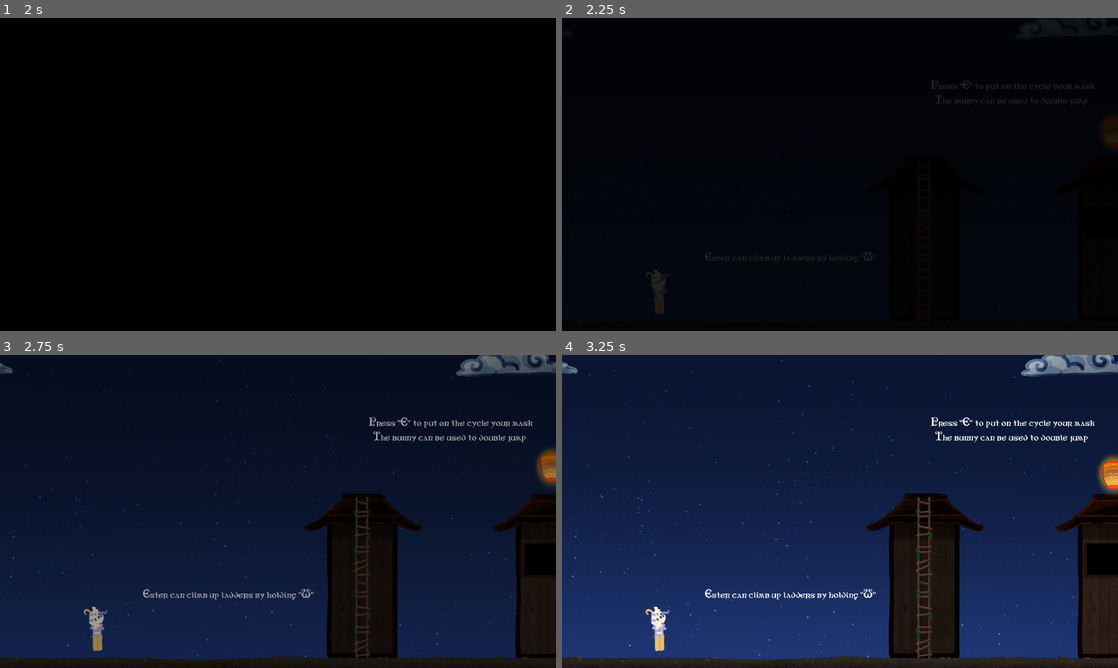
Above: before the commit, frames 1-4 (two rows, left to right).
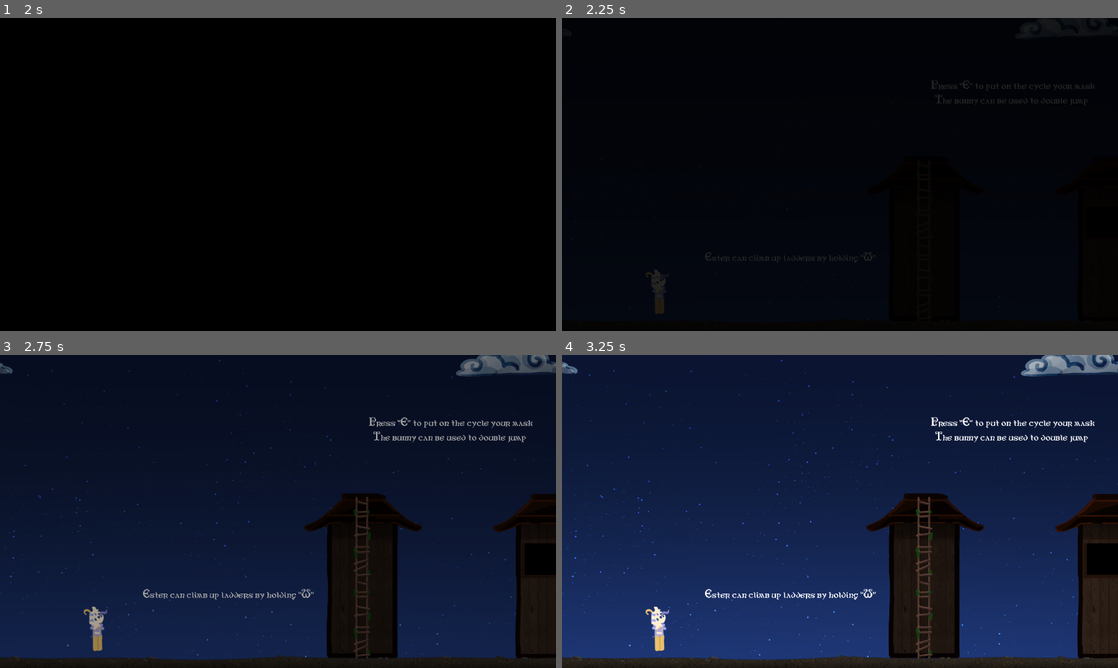
Above: after the commit, the same moments.

Repository: doofisconfused/GGJ2026
Game: Godot game, scene res://game_master.tscn
Two runs of this game, one before a commit and one after it. Both use one fixed random seed, a clock stepped at 60 frames per second and the inputs below.
Inputs:
- Up to frame 1 (2 s): click "PLAY" at 0.5 s; click "PLAY" at 1.25 s
- Up to frame 2 (2.25 s): tap Enter at 2 s; hold D (right) from 2.03 s (still down); tap F (feed) at 2.1 s
- Up to frame 3 (2.75 s): keep holding D (right); tap W (jump) at 2.27 s
- Up to frame 4 (3.25 s): keep holding D (right); tap E (mask_next) at 2.75 s; tap Q (mask_last) at 2.85 s; tap W (jump) at 3.02 s

Frame 1 is identical in both runs. In frame 2, 0.2% of the frame differs, in the area x 97-100%, y 32-42%; in frame 3, 0.4%; in frame 4, 0.4%, in the area x 96-100%, y 31-45%.

Commit message:
Removed checkpoint as they were unused

Diff:
--- a/Scenes/tutorial.tscn
+++ b/Scenes/tutorial.tscn
@@ -6,7 +6,6 @@
 [ext_resource type="PackedScene" uid="uid://dieg7s4xydh82" path="res://Prefabs/house.tscn" id="3_omtrn"]
 [ext_resource type="PackedScene" uid="uid://kaiom78vsbm2" path="res://Prefabs/string.tscn" id="4_p1f1o"]
 [ext_resource type="Texture2D" uid="uid://cr7bi4po32d28" path="res://Sprites/All/Door.png" id="5_lexqi"]
-[ext_resource type="PackedScene" uid="uid://bqmnxnhmf852u" path="res://Prefabs/checkpoint.tscn" id="6_p1f1o"]
 [ext_resource type="PackedScene" uid="uid://cyx06f1cmdryt" path="res://Prefabs/lantern.tscn" id="6_ys4pu"]
 [ext_resource type="PackedScene" uid="uid://dndosof1pmkvl" path="res://Prefabs/climbable_area.tscn" id="8_on4kn"]
 [ext_resource type="Texture2D" uid="uid://cq2butychh6px" path="res://Sprites/Interactible/Ladder.PNG" id="9_70gml"]
@@ -183,9 +182,6 @@
 [node name="CollisionPolygon2D" type="CollisionPolygon2D" parent="StaticBody2D2"]
 polygon = PackedVector2Array(107, 48, 168, 74, 188, 74, 198, 57, 158, 41, 125, 17, 69, -36, -78, -36, -150, 29, -207, 56, -207, 72, -178, 75, -114, 47)
 
-[node name="Checkpoint" parent="StaticBody2D2" instance=ExtResource("6_p1f1o")]
-position = Vector2(-776, -129)
-
 [node name="BounceArea" parent="StaticBody2D2" instance=ExtResource("6_ys4pu")]
 position = Vector2(326, -48)
 
@@ -323,7 +319,8 @@
 offset_top = 783.0
 offset_right = 6489.0
 offset_bottom = 858.0
-text = "Eat the chickento finish the level"
+text = "Consume the chicken as Ester
+ to finish the level"
 label_settings = SubResource("LabelSettings_lexqi")
 horizontal_alignment = 1
 
Not shown: 1 places in Scenes/tutorial.tscn that only renumber resources
